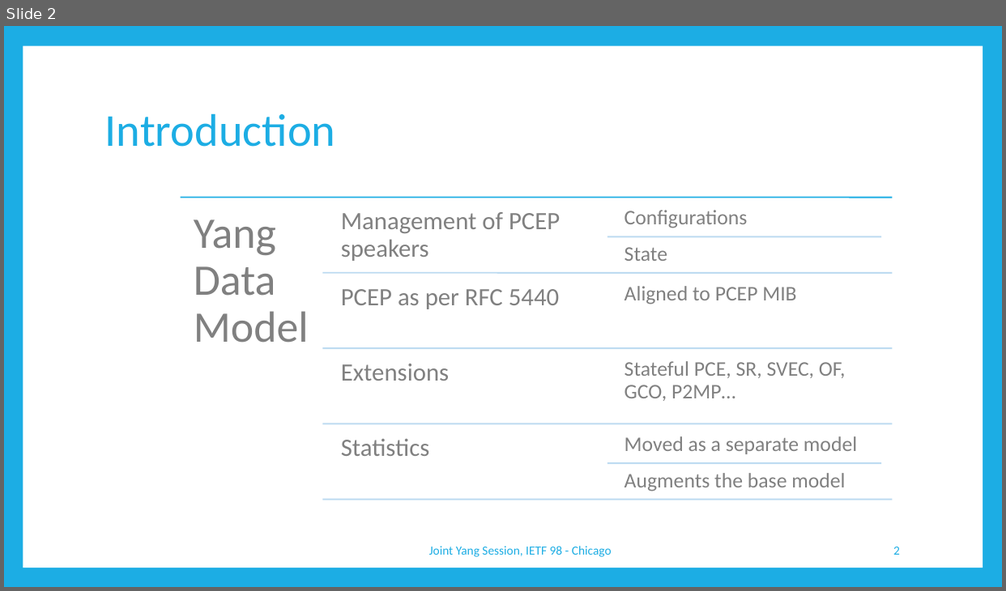
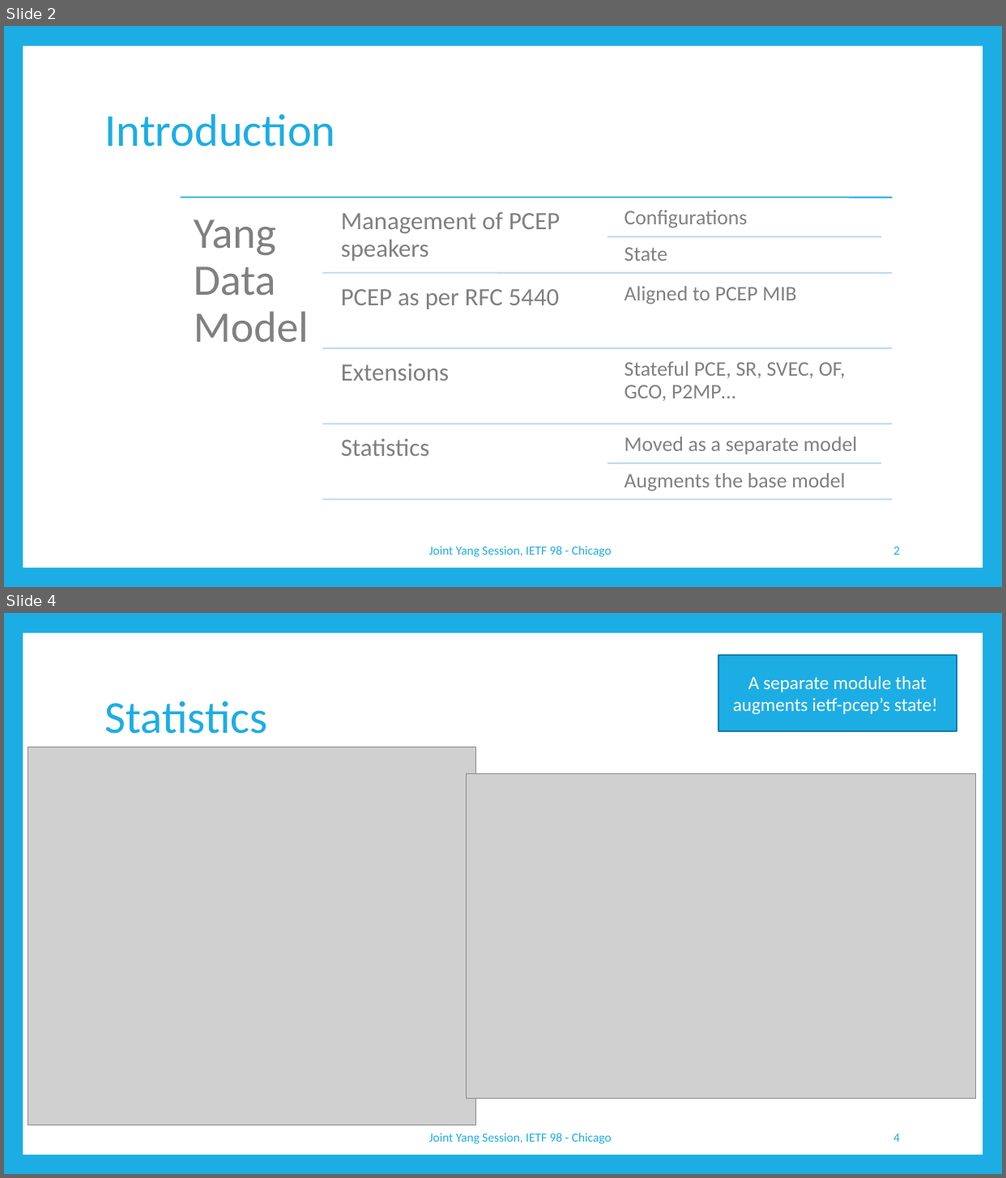
Before and after one commit to dhruvdhody-huawei/98, a slide deck: draft-ietf-pce-pcep-yang-02.pptx. Shown one above the other, each under a label of ours: slide 2 before the commit, slides 2 and 4 after it; the slides between them are not shown. The pictures are 1006x591 and 1006x1178 pixels, drawn with LibreOffice and Linux fonts; fonts in the diff are those of the drawing; grey boxes stand for pictures. Boxes give left, top, right and bottom in pixels: in the first picture for what was removed or moved away, otherwise in the second. Text is boxed around its words. In the diff, an @@ line names an element or a change of style, - is before the commit and + after.

Commit message:
pcep-yang as sent to tarek

```diff
--- a/draft-ietf-pce-pcep-yang-02.pptx
+++ b/draft-ietf-pce-pcep-yang-02.pptx
@@ slide 4 added at (4,613,1002,1174), background #1CADE4; not listed: 1 template element that a slide beside it also shows @@
@@ rectangle added at (718,655,957,731), fill #1CADE4, outline #1580A9 1.5 pt, 18 pt, text #FFFFFF @@
+A separate module that augments ietf-pcep’s state!
@@ title added at (105,701,268,734), 44 pt, text #1CADE4 @@
+Statistics
@@ picture added at (28,747,475,1126) @@
@@ picture added at (467,774,976,1099) @@
@@ text added at (429,1133,612,1144), 12 pt, text #1CADE4 @@
+Joint Yang Session, IETF 98 - Chicago
@@ page number added at (893,1134,900,1142), 12 pt, text #1CADE4 @@
+4
```
Also in this commit, not shown: 2 slides changed, 3 other slides added, 1 other file.
